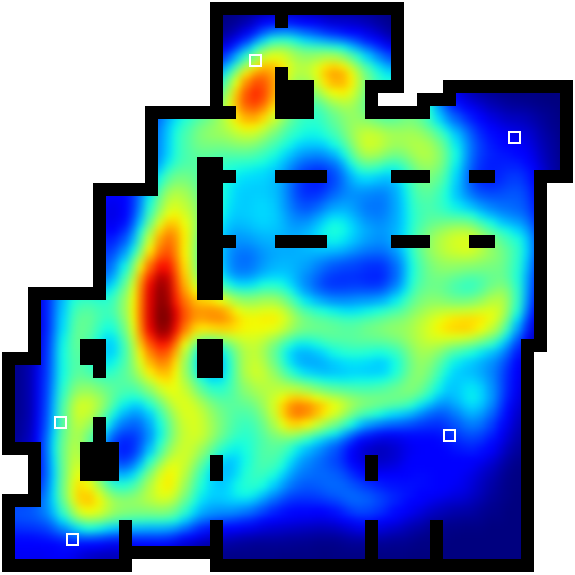
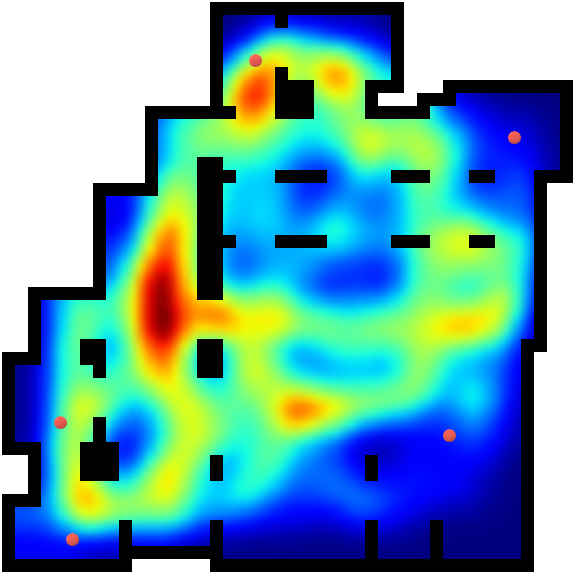
Layers edited between the first and the second 575 x 575 image:
painted on "arena_safe.png" over box(54, 54, 521, 546)
